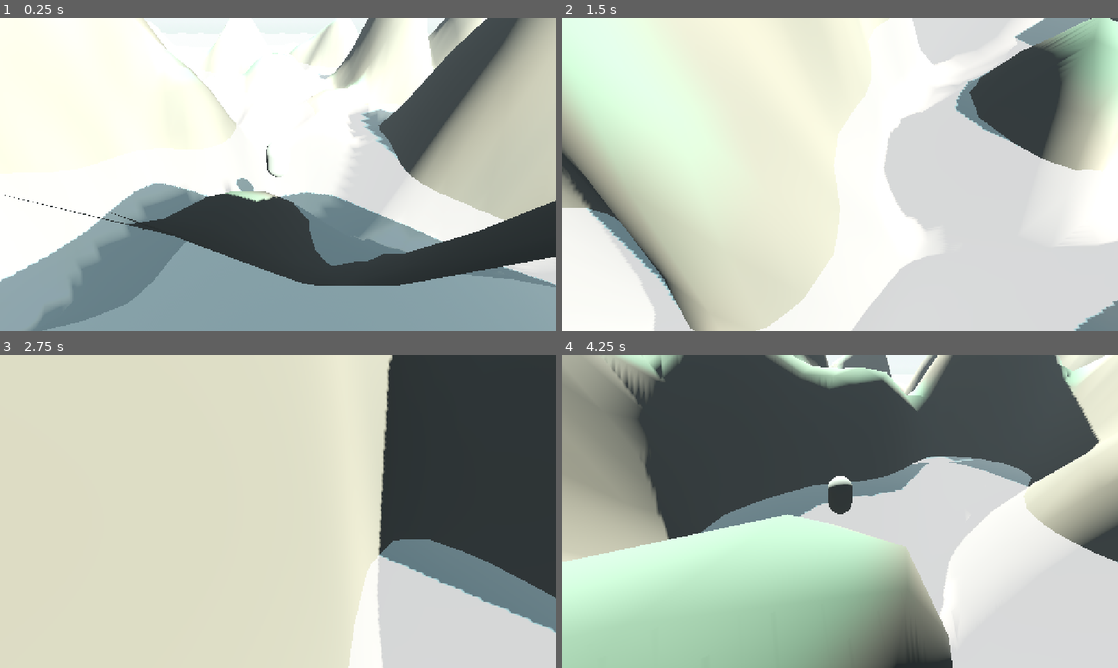
Above: before the commit, frames 1-4 (two rows, left to right).
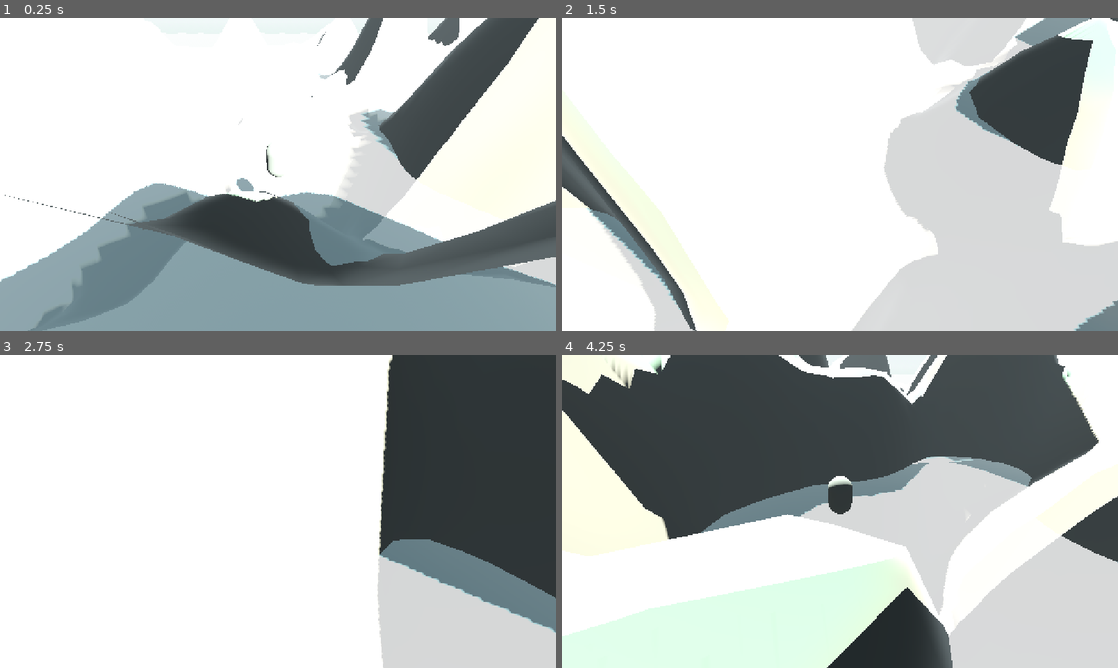
Above: after the commit, the same moments.

Repository: hunterbastian/yama
Game: Godot game, scene res://scenes/main.tscn
The game is run twice, just before and just after one commit, with the same random seed, the same clock (stepped at 60 frames per second) and the same inputs.
Inputs (mouse positions are in pixels of both pictures, inside the frame that each line leads up to):
- Up to frame 1 (0.25 s): no input
- Up to frame 2 (1.5 s): tap Enter at 0.5 s; move the mouse to (867, 174) at 0.52 s; hold R (regenerate) 0.53-1.28 s; hold W (move_forward) from 0.53 s (still down); tap Space (jump) at 0.77 s; move the mouse to (812, 174) at 1.27 s; tap Shift (sprint) at 1.35 s
- Up to frame 3 (2.75 s): keep holding W (move_forward); tap Space (jump) at 1.52 s; move the mouse to (289, 505) at 2.02 s; hold R (regenerate) from 2.03 s (still down)
- Up to frame 4 (4.25 s): keep holding W (move_forward); move the mouse to (834, 517) at 2.77 s; release R (regenerate) at 2.78 s; tap Shift (sprint) at 2.85 s; tap Space (jump) at 3.02, 3.77 s; move the mouse to (878, 514) at 3.52 s; hold R (regenerate) from 3.53 s (still down)

The runs differ from the first frame. In frame 1, 20% of the frame differs, in the area x 0-100%, y 0-86%; in frame 2, 47%; in frame 3, 68%, in the area x 0-71%, y 0-100%; in frame 4, 45%.

Commit message:
feat: cel-shading bands and rim lighting — Ghibli polish

Diff:
--- a/shaders/terrain.gdshader
+++ b/shaders/terrain.gdshader
@@ -93,5 +93,17 @@
 	float variation = snoise(v_world_pos.xz * 0.3) * 0.04;
 	col += vec3(variation, variation * 0.8, variation * 0.6);
 
+	// Rim light — bright silhouette edges
+	float rim = 1.0 - max(dot(NORMAL, VIEW), 0.0);
+	rim = smoothstep(0.5, 1.0, rim);
+	EMISSION = vec3(0.85, 0.93, 0.95) * rim * 0.3;
+
 	ALBEDO = col;
 }
+
+void light() {
+	// Cel-shading: quantize into 3 discrete light bands
+	float NdotL = max(dot(NORMAL, LIGHT), 0.0);
+	float cel = floor(NdotL * 3.0 + 0.5) / 3.0;
+	DIFFUSE_LIGHT += ATTENUATION * LIGHT_COLOR * cel;
+}
